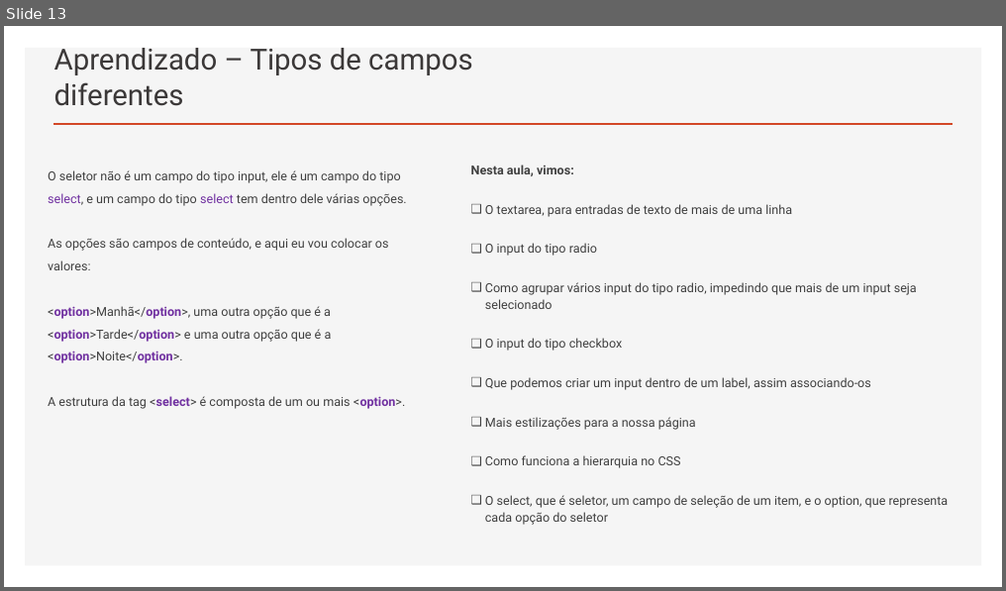
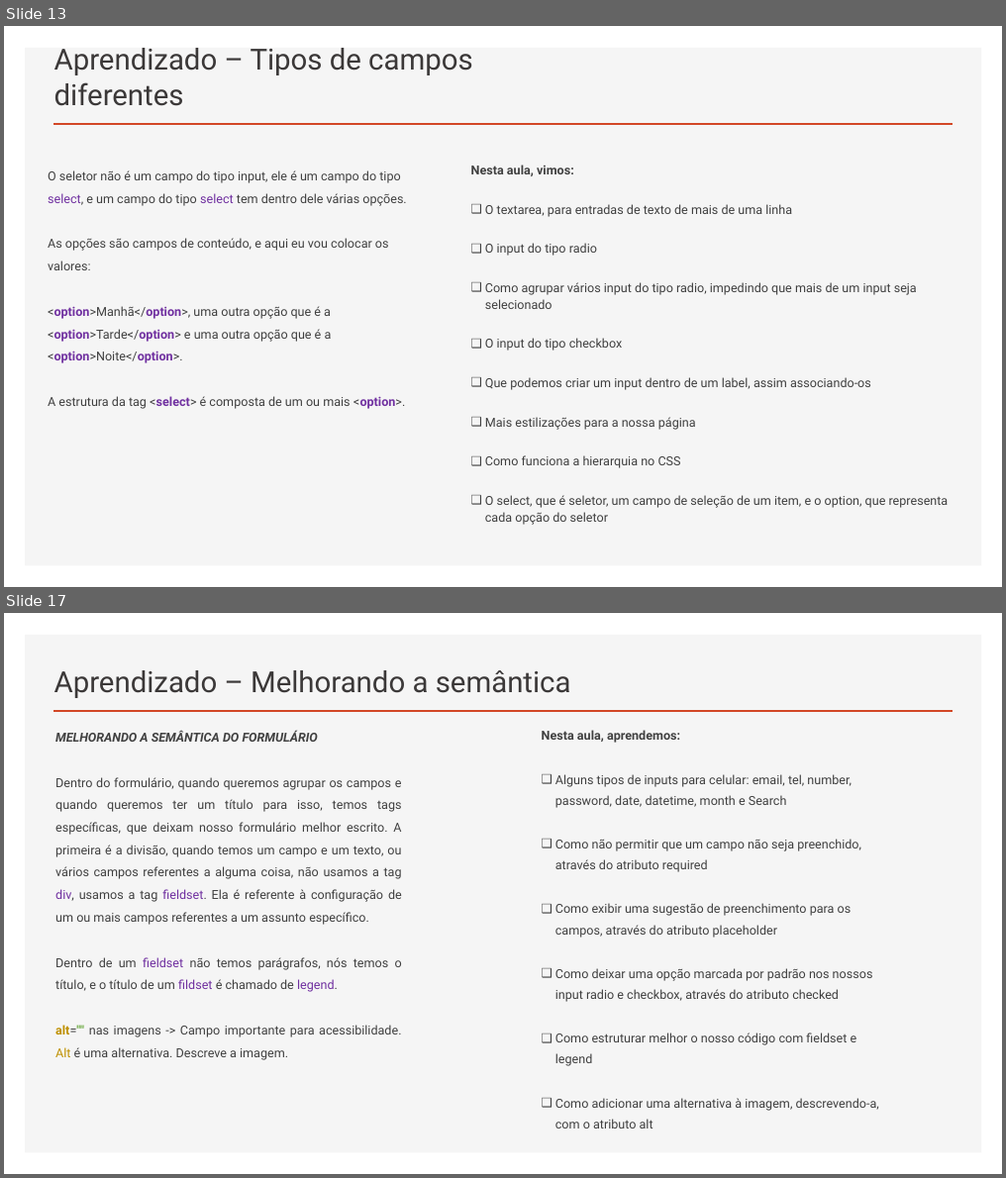
Before and after one commit to RaizaCirne/app-flex, a slide deck: Trilhas/[Iniciante em Programação T5 - ONE]/Material/05.HTML5_e_CSS3-parte_3.pptx. Shown one above the other, each under a label of ours: slide 13 before the commit, slides 13 and 17 after it; the slides between them are not shown. The pictures are 1006x591 and 1006x1178 pixels, drawn with LibreOffice and Linux fonts; fonts in the diff are those of the drawing. Boxes give left, top, right and bottom in pixels: in the first picture for what was removed or moved away, otherwise in the second. Text is boxed around its words. In the diff, an @@ line names an element or a change of style, - is before the commit and + after.

```diff
--- a/Trilhas/[Iniciante em Programação T5 - ONE]/Material/05.HTML5_e_CSS3-parte_3.pptx
+++ b/Trilhas/[Iniciante em Programação T5 - ONE]/Material/05.HTML5_e_CSS3-parte_3.pptx
@@ slide 17 added at (4,613,1002,1174), background #FFFFFF; not listed: 2 template elements that a slide beside it also shows @@
@@ title added at (54,670,571,698), 28 pt, text #3B3838 @@
+Aprendizado – Melhorando a semântica
@@ text added at (55,730,402,1060), 12 pt, text #404040 @@
+MELHORANDO A SEMÂNTICA DO FORMULÁRIO
+Dentro do formulário, quando queremos agrupar os campos e quando queremos ter um título para isso, temos tags específicas, que deixam nosso formulário melhor escrito. A primeira é a divisão, quando temos um campo e um texto, ou vários campos referentes a alguma coisa, não usamos a tag div, usamos a tag fieldset. Ela é referente à configuração de um ou mais campos referentes a um assunto específico.
+Dentro de um fieldset não temos parágrafos, nós temos o título, e o título de um fildset é chamado de legend.
+alt="" nas imagens -> Campo importante para acessibilidade. Alt é uma alternativa. Descreve a imagem.
@@ text added at (542,730,879,1129), 12 pt, text #404040 @@
+Nesta aula, aprendemos:
+❑ Alguns tipos de inputs para celular: email, tel, number, password, date, datetime, month e Search
+❑ Como não permitir que um campo não seja preenchido, através do atributo required
+❑ Como exibir uma sugestão de preenchimento para os campos, através do atributo placeholder
+❑ Como deixar uma opção marcada por padrão nos nossos input radio e checkbox, através do atributo checked
+❑ Como estruturar melhor o nosso código com fieldset e legend
+❑ Como adicionar uma alternativa à imagem, descrevendo-a, com o atributo alt
```
Also in this commit, not shown: 7 other slides added.
